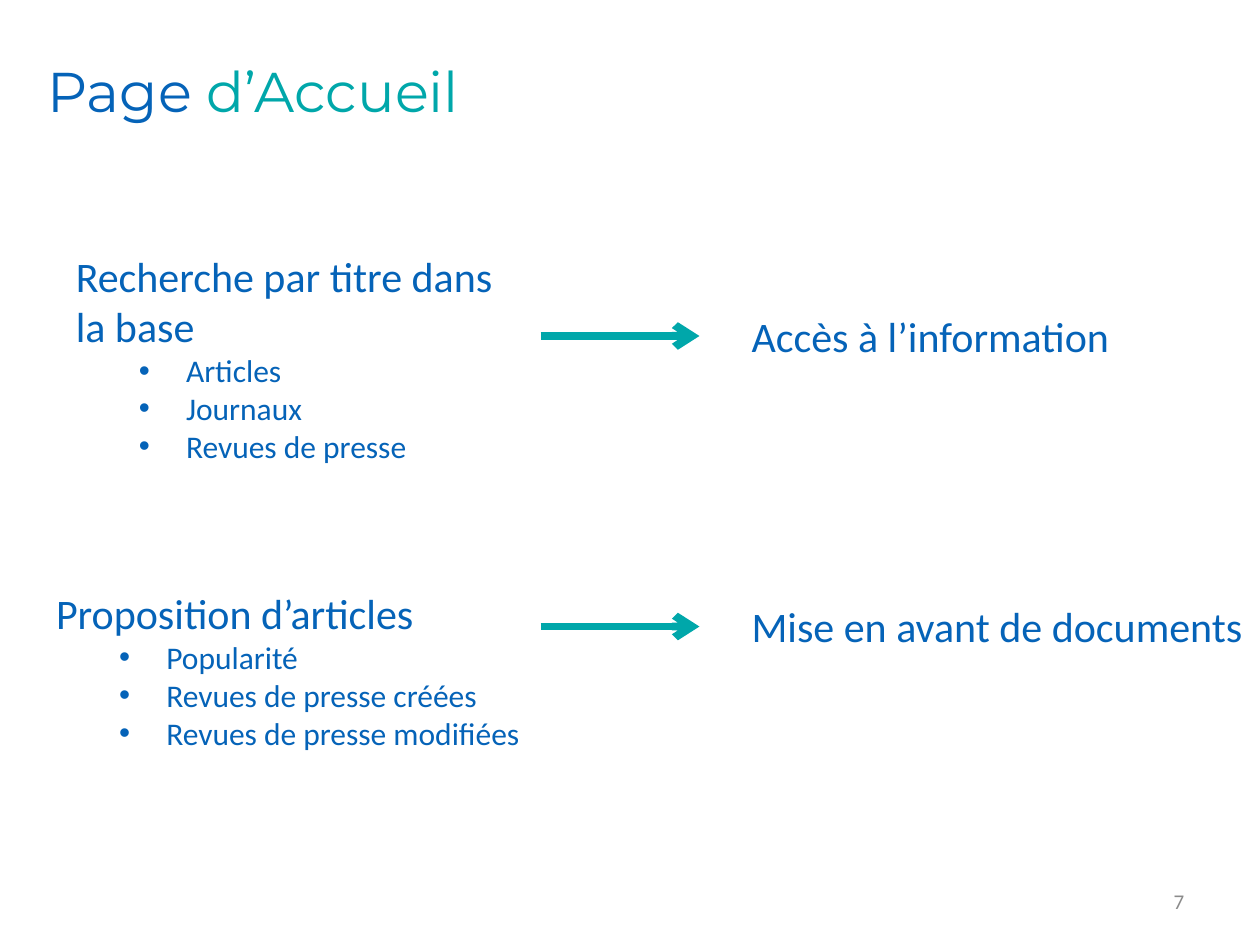
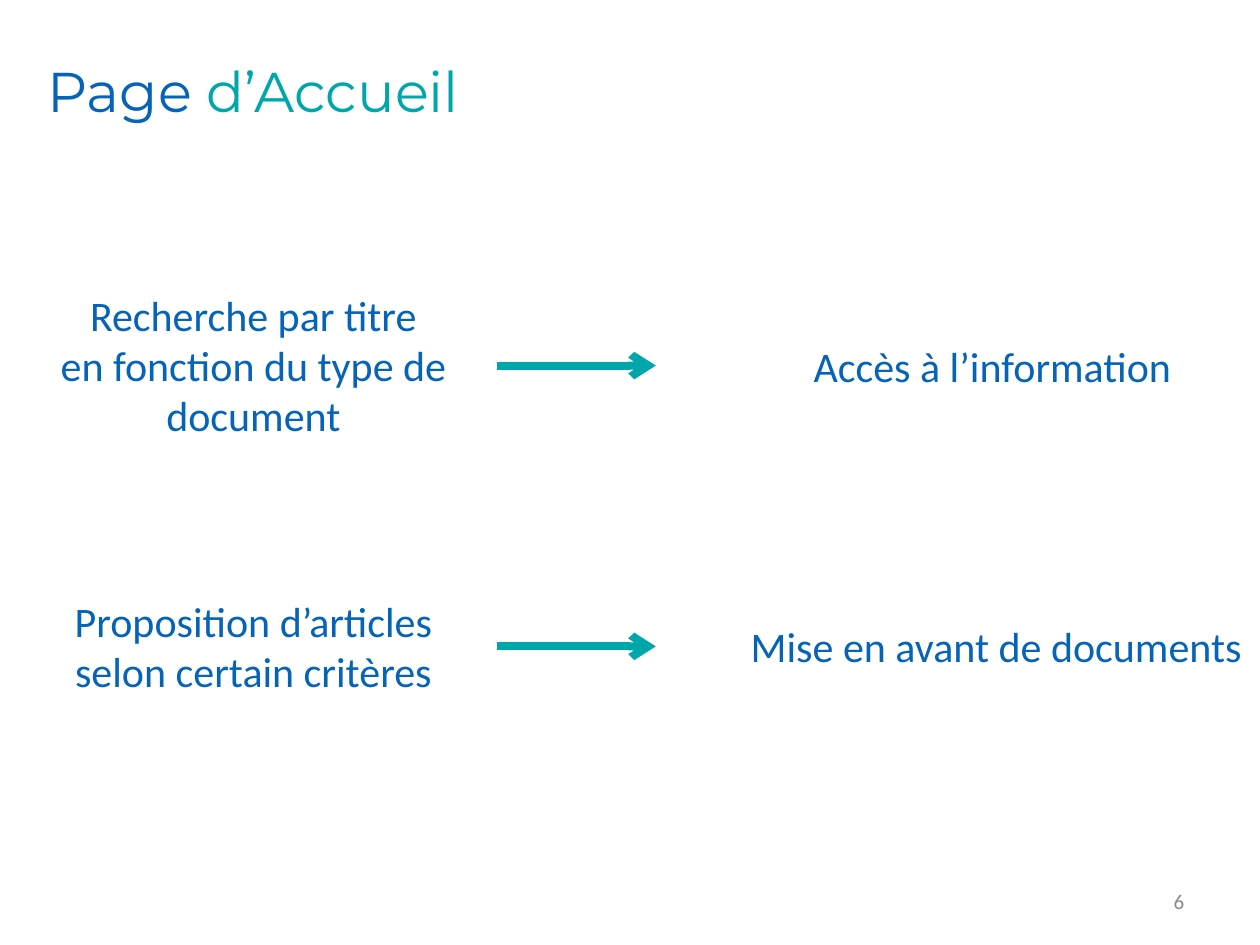
Before and after one commit to Romcol/Gutemberg-rapports, a slide deck: slide 6 of defense/1_project/powerpoint.pptx (slide 7 before the commit). Drawn at 1260x945 pixels with LibreOffice and Linux fonts; fonts in the diff are those of the drawing; background and template pictures are left out. Boxes give left, top, right and bottom in pixels: in the first picture for what was removed or moved away, otherwise in the second. Text is boxed around its words. In the diff, an @@ line names an element or a change of style, - is before the commit and + after.

```diff
--- a/defense/1_project/powerpoint.pptx
+++ b/defense/1_project/powerpoint.pptx
@@ text at (x1=61, y1=301, x2=446, y2=432): text changed; size 18 to 24 pt @@
-Recherche par titre dans la base
-  • Articles
-  • Journaux
-  • Revues de presse
+Recherche par titre
+en fonction du type de document
@@ text "Accès à l’information" moved from (x1=752, y1=322, x2=1109, y2=353) to (x1=814, y1=352, x2=1171, y2=383) @@
@@ text "Accès à l’information" at (x1=814, y1=352, x2=1171, y2=383): alignment left to centre @@
@@ arrow moved from (541, 336) - (699, 336) to (496, 365) - (655, 365) @@
@@ text "Proposition d’articles" moved from (x1=56, y1=599, x2=519, y2=750) to (x1=75, y1=607, x2=432, y2=688) @@
@@ text at (x1=75, y1=607, x2=432, y2=644): alignment left to centre @@
@@ text "Mise en avant de documents" at (x1=751, y1=632, x2=1241, y2=663): alignment left to centre @@
@@ text "Mise en avant de documents" moved from (x1=752, y1=612, x2=1242, y2=643) to (x1=751, y1=632, x2=1241, y2=663) @@
@@ text at (x1=75, y1=657, x2=432, y2=688): text changed; size 18 to 24 pt @@
-  • Popularité
-  • Revues de presse créées
-  • Revues de presse modifiées
+selon certain critères
@@ arrow moved from (541, 626) - (699, 626) to (496, 646) - (655, 646) @@
@@ page number at (x1=1174, y1=895, x2=1185, y2=909): text changed @@
-7
+6
```
Also in this commit, not shown: 7 other slides changed, 1 slide added, 2 slides removed.
